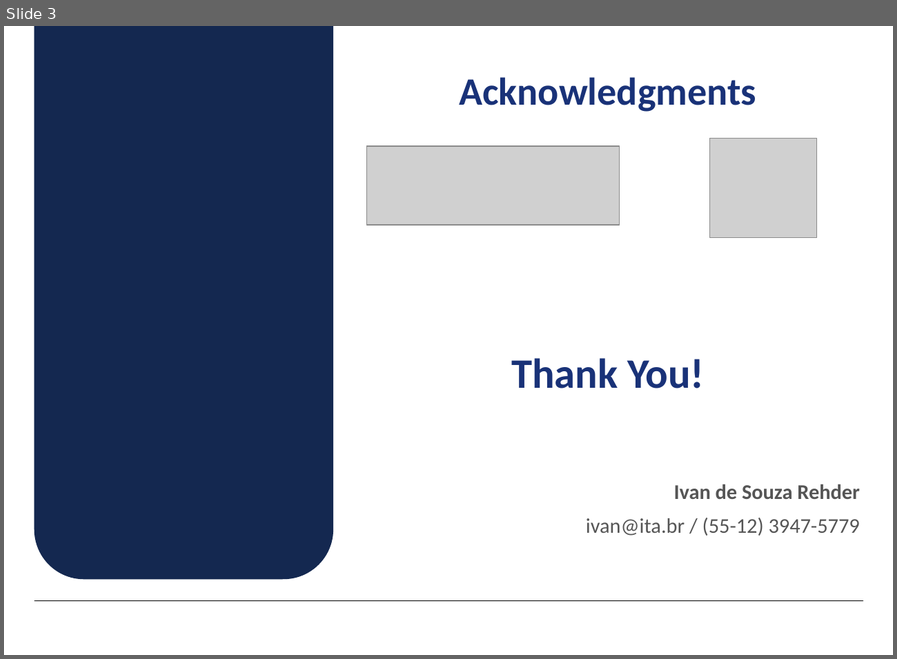
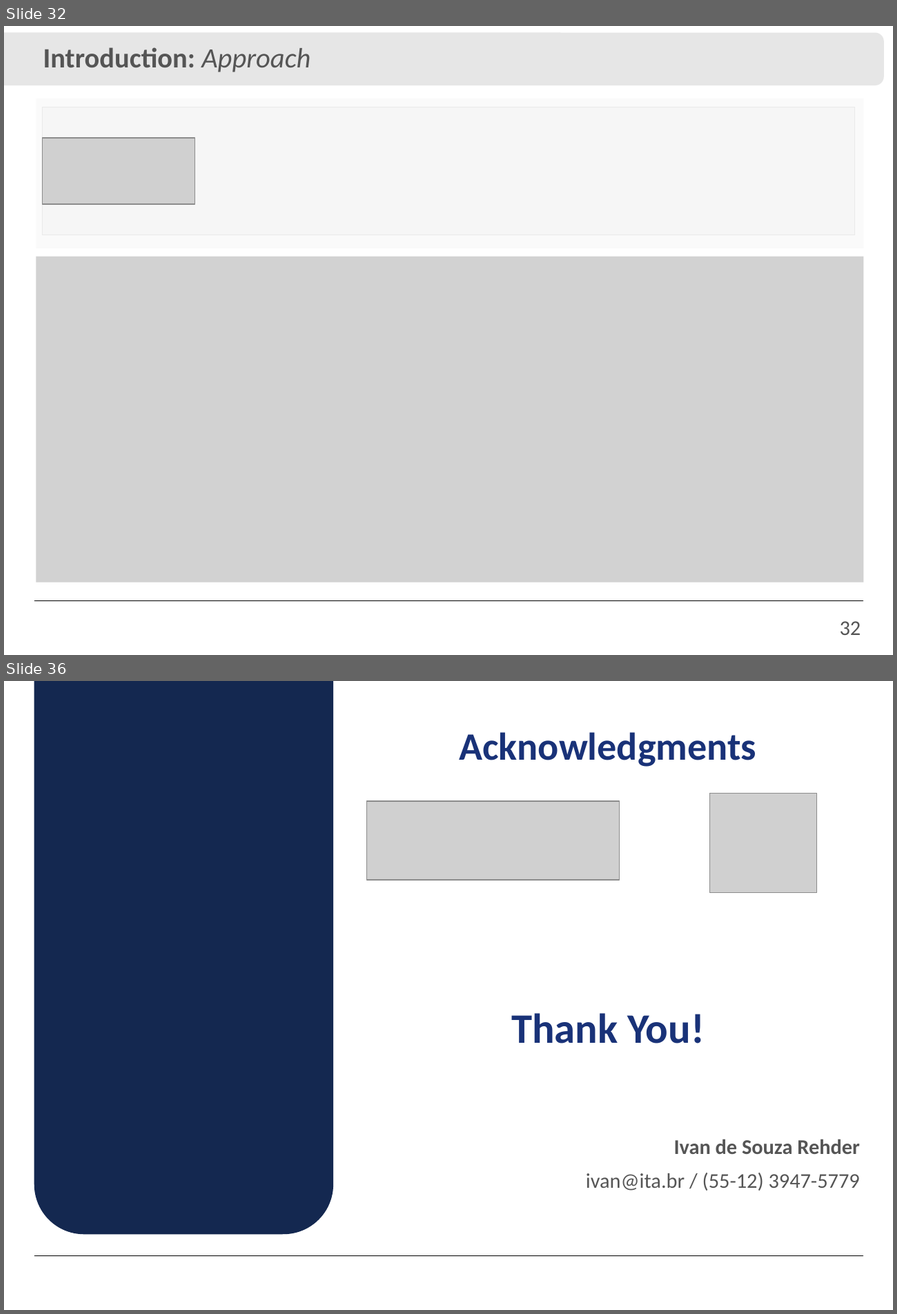
Before and after one commit to IvanRehder/Dissertacao, a slide deck: Apresentação/Apresentação.pptx. Shown one above the other, each under a label of ours: slide 3 before the commit, slides 32 and 36 after it; the slides between them are not shown. The pictures are 897x659 and 897x1314 pixels, drawn with LibreOffice and Linux fonts; fonts in the diff are those of the drawing; grey boxes stand for pictures; background and template pictures are left out. Boxes give left, top, right and bottom in pixels: in the first picture for what was removed or moved away, otherwise in the second. Text is boxed around its words. In the diff, an @@ line names an element or a change of style, - is before the commit and + after.

```diff
--- a/Apresentação/Apresentação.pptx
+++ b/Apresentação/Apresentação.pptx
@@ slide 32 added at [4, 26, 893, 655], background #FFFFFF; not listed: 1 template element that a slide beside it also shows @@
@@ rounded rectangle added at [4, 33, 884, 85], fill #E6E6E6 @@
@@ text added at [43, 47, 310, 72], 24 pt, text #555555, bold @@
+Introduction: Approach
@@ rectangle added at [36, 99, 864, 248], fill #D2D2D2 at 50% opacity @@
@@ rectangle added at [36, 99, 864, 248], fill #FFFFFF at 81% opacity @@
@@ picture added at [43, 107, 854, 234] @@
@@ picture added at [43, 137, 195, 203] @@
@@ rectangle added at [36, 256, 864, 582], fill #D2D2D2 @@
@@ page number added at [840, 621, 861, 635], 18 pt, text #555555 @@
+32
@@ what was slide 3 is now slide 36 @@
```
Also in this commit, not shown: 1 slide changed, 34 other slides added, 1 slide removed, 28 other files.
